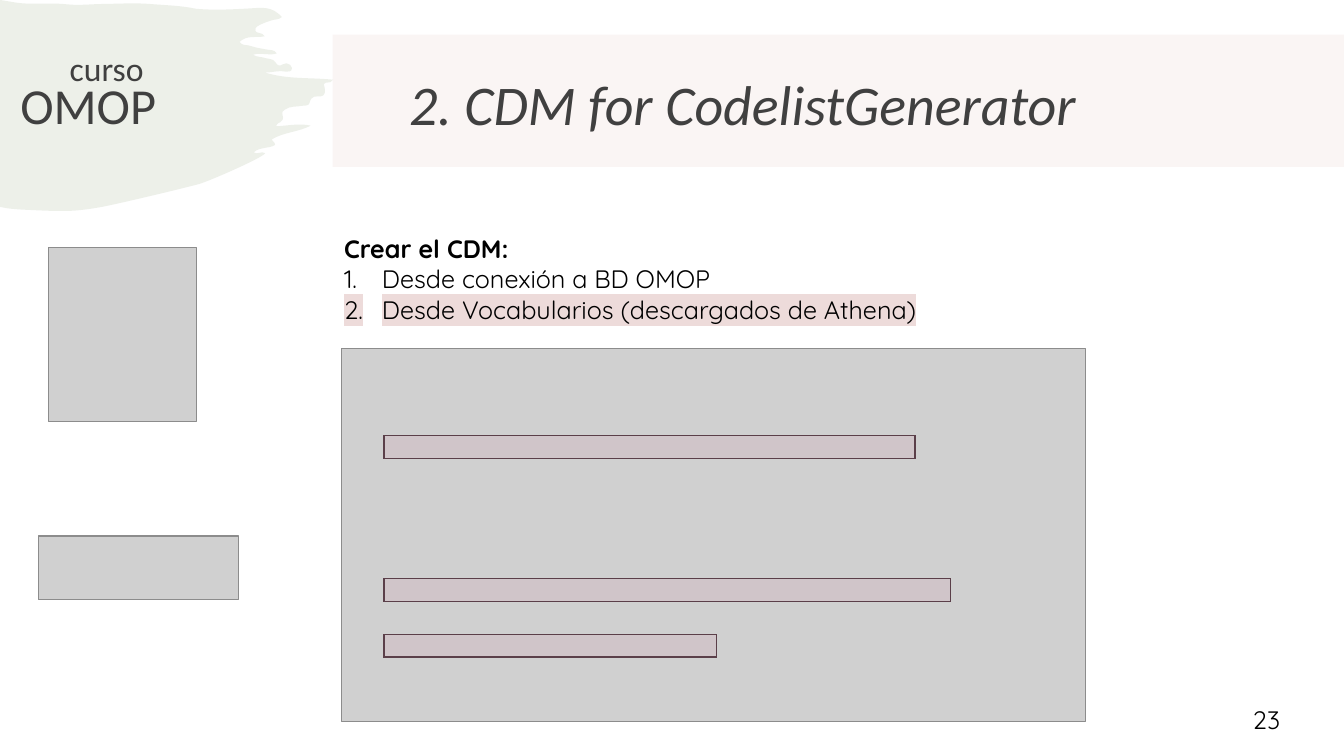
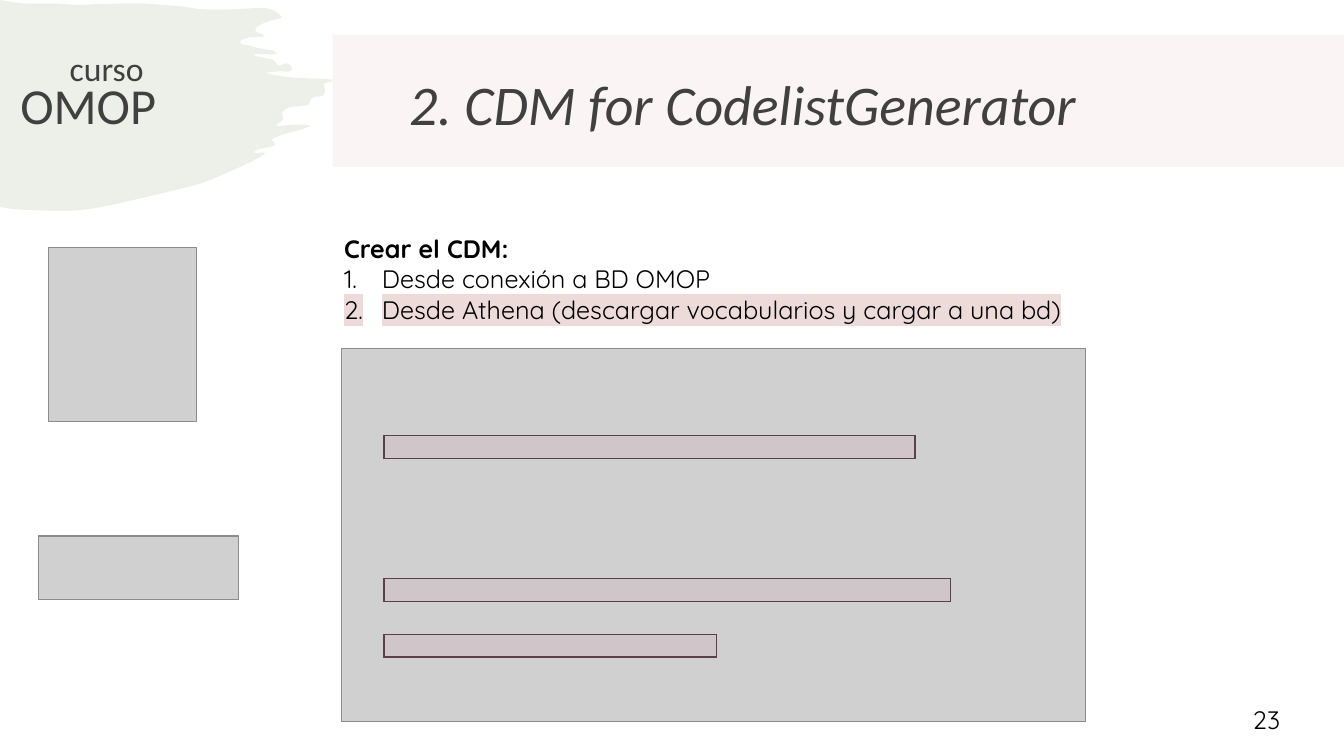
Before and after one commit to rwepi-idiapjgol/Curso_Introduccion_OMOP_2025, a slide deck: slide 23 of Dia2/CodeListGenerator/CodeListGenerator.pptx. Drawn at 1344x756 pixels with LibreOffice and Linux fonts; fonts in the diff are those of the drawing; grey boxes stand for pictures. Boxes give left, top, right and bottom in pixels: in the first picture for what was removed or moved away, otherwise in the second. Text is boxed around its words. In the diff, an @@ line names an element or a change of style, - is before the commit and + after.

Commit message:
CodelistGenerator

```diff
--- a/Dia2/CodeListGenerator/CodeListGenerator.pptx
+++ b/Dia2/CodeListGenerator/CodeListGenerator.pptx
@@ text at box(382, 300, 1061, 324): text changed @@
-2. Desde Vocabularios (descargados de Athena)
+2. Desde Athena (descargar vocabularios y cargar a una bd)
```
Also in this commit, not shown: 20 other slides changed, 1 slide added, 1 slide removed, 1 other file.
